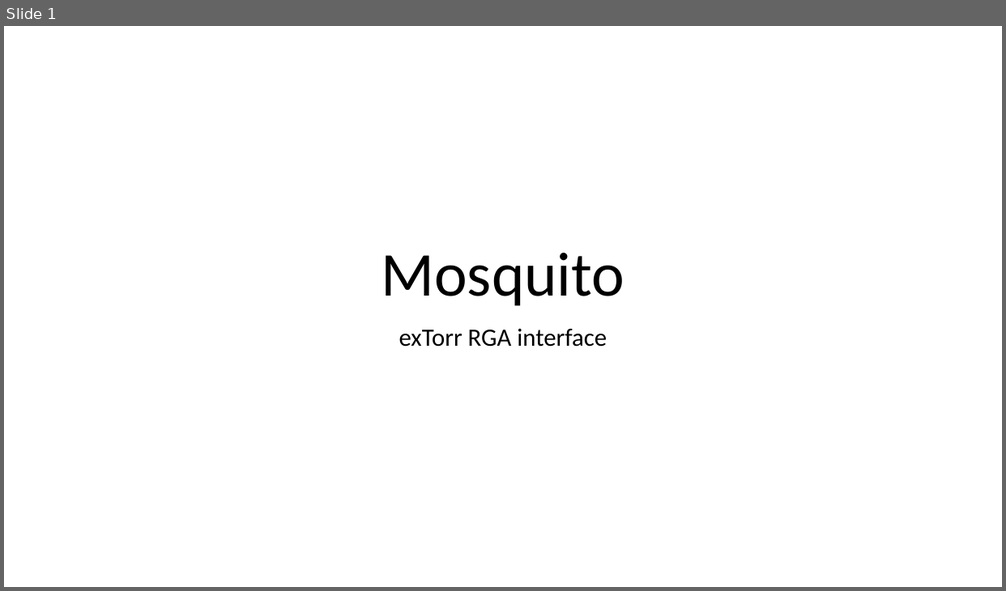
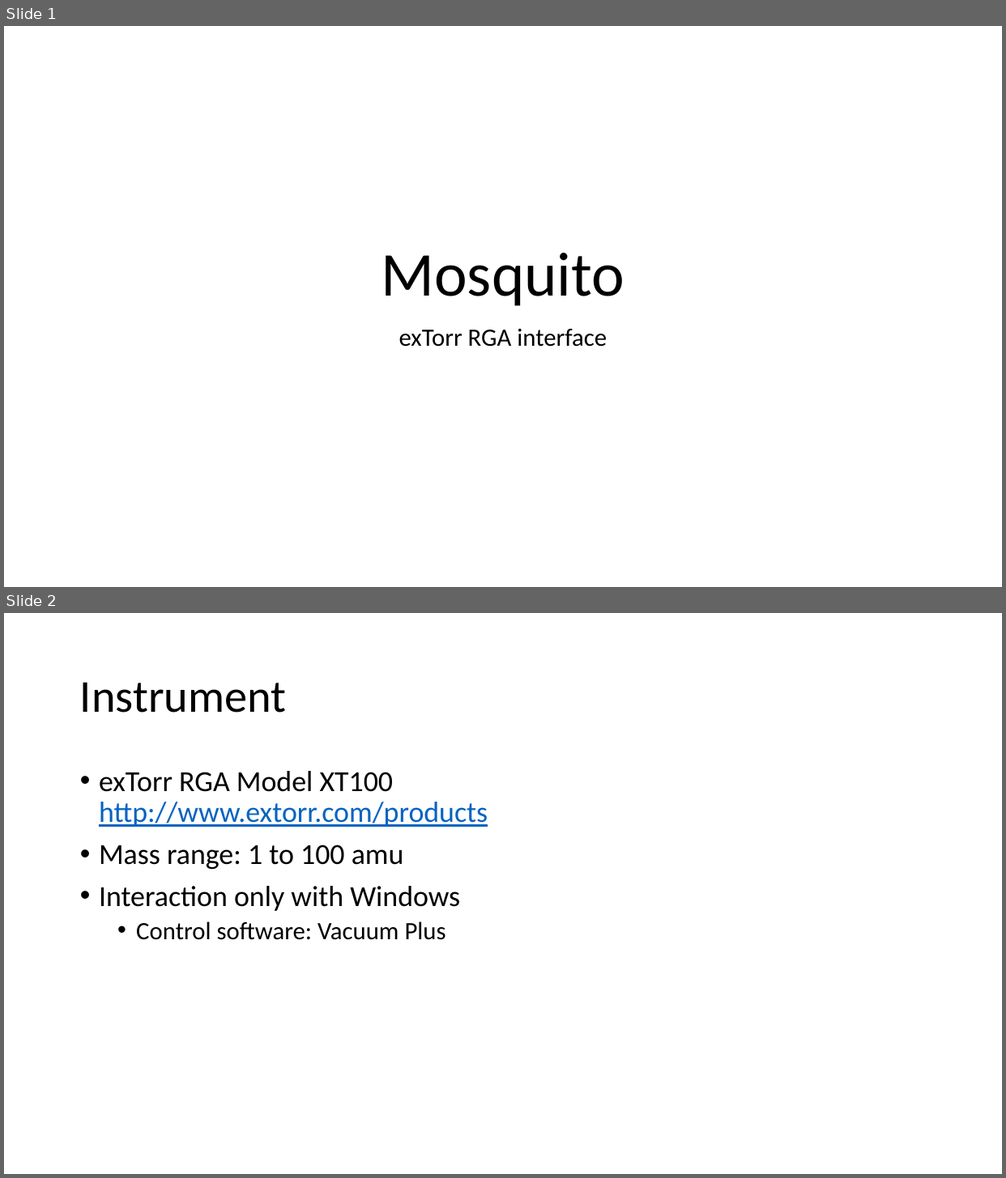
Before and after one commit to project8/mosquito, a slide deck: doc/schemes.pptx. Shown one above the other, each under a label of ours: slide 1 before the commit, slides 1 and 2 after it. The pictures are 1006x591 and 1006x1178 pixels, drawn with LibreOffice and Linux fonts; fonts in the diff are those of the drawing. Boxes give left, top, right and bottom in pixels: in the first picture for what was removed or moved away, otherwise in the second. Text is boxed around its words. In the diff, an @@ line names an element or a change of style, - is before the commit and + after.

```diff
--- a/doc/schemes.pptx
+++ b/doc/schemes.pptx
@@ slide 2 added at <box>4,613,1002,1174</box>, background #FFFFFF @@
@@ title added at <box>80,682,287,713</box>, 44 pt, text #000000 @@
+Instrument
@@ text added at <box>99,771,488,940</box>, 28 pt, text #000000 @@
+• exTorr RGA Model XT100
+  http://www.extorr.com/products
+• Mass range: 1 to 100 amu
+• Interaction only with Windows
+  • Control software: Vacuum Plus
```
Also in this commit, not shown: 6 other slides added, 1 other file.
